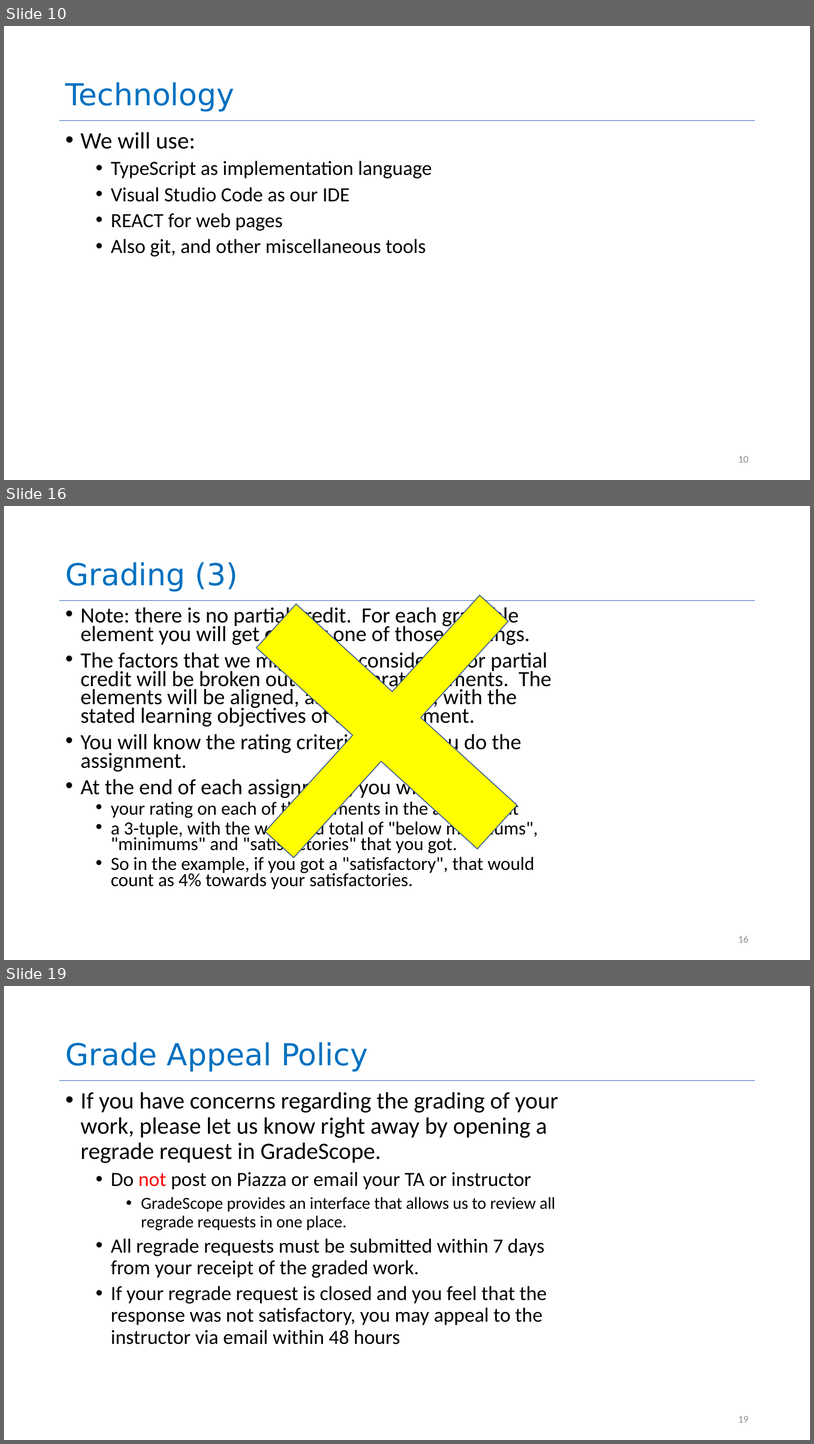
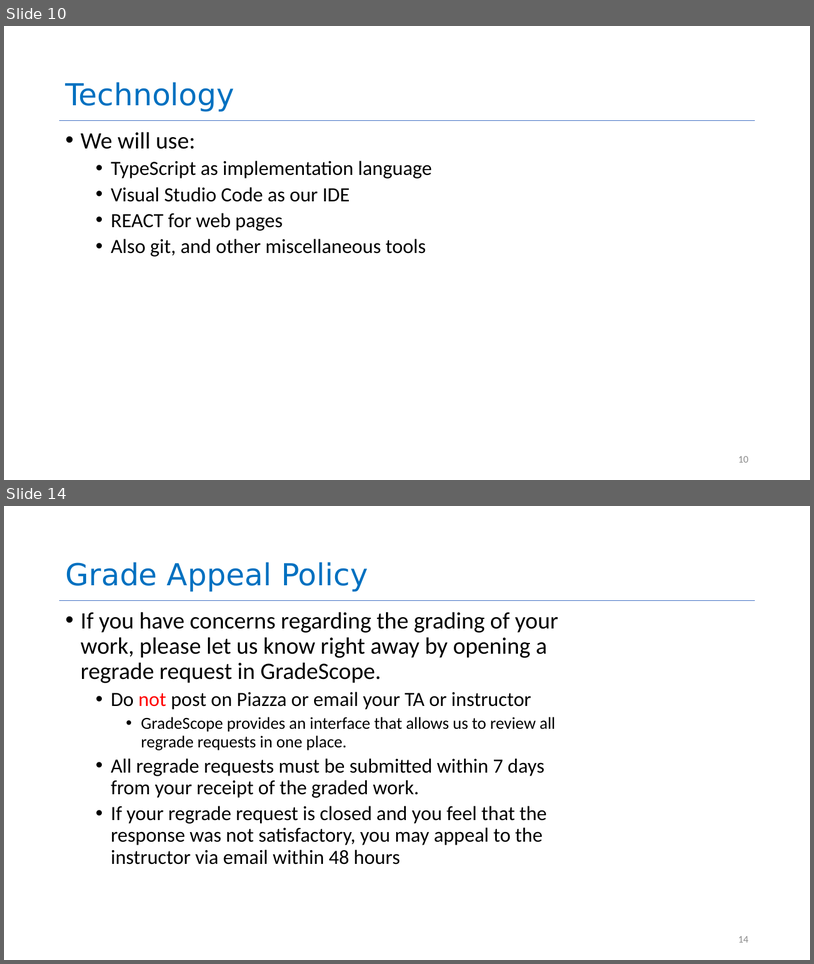
Before and after one commit to neu-se/CS4530-Spring-2022, a slide deck: Slides/Lesson 1.1 Course Introduction.pptx. Shown one above the other, each under a label of ours: slides 10, 16 and 19 before the commit, slides 10 and 14 after it; the slides between them are not shown. The pictures are 814x1444 and 814x964 pixels, drawn with LibreOffice and Linux fonts; fonts in the diff are those of the drawing. Boxes give left, top, right and bottom in pixels: in the first picture for what was removed or moved away, otherwise in the second. Text is boxed around its words. In the diff, an @@ line names an element or a change of style, - is before the commit and + after.

```diff
--- a/Slides/Lesson 1.1 Course Introduction.pptx
+++ b/Slides/Lesson 1.1 Course Introduction.pptx
@@ slide 16 removed at box(4, 506, 810, 960), background #FFFFFF; not listed: 1 template element that a slide beside it also shows @@
@@ plus removed at box(169, 508, 605, 945) @@
@@ title removed at box(65, 562, 238, 592) @@
-Grading (3)
@@ text removed at box(81, 604, 552, 889) @@
-• Note: there is no partial credit. For each gradable element you will get exactly one of those 3 ratings.
-• The factors that we might have considered for partial credit will be broken out into separate elements. The elements will be aligned, as best we can, with the stated learning objectives of the assignment.
-• You will know the rating criteria before you do the assignment.
-• At the end of each assignment, you will receive
-  • your rating on each of the elements in the assignment
-  • a 3-tuple, with the weighted total of "below minimums", "minimums" and "satisfactories" that you got.
-  • So in the example, if you got a "satisfactory", that would count as 4% towards your satisfactories.
@@ page number removed at box(738, 936, 749, 942) @@
-16
@@ what was slide 19 is now slide 14 @@
@@ page number at box(738, 936, 749, 942): text changed @@
-19
+14
```
Also in this commit, not shown: 8 slides changed, 4 other slides removed.
